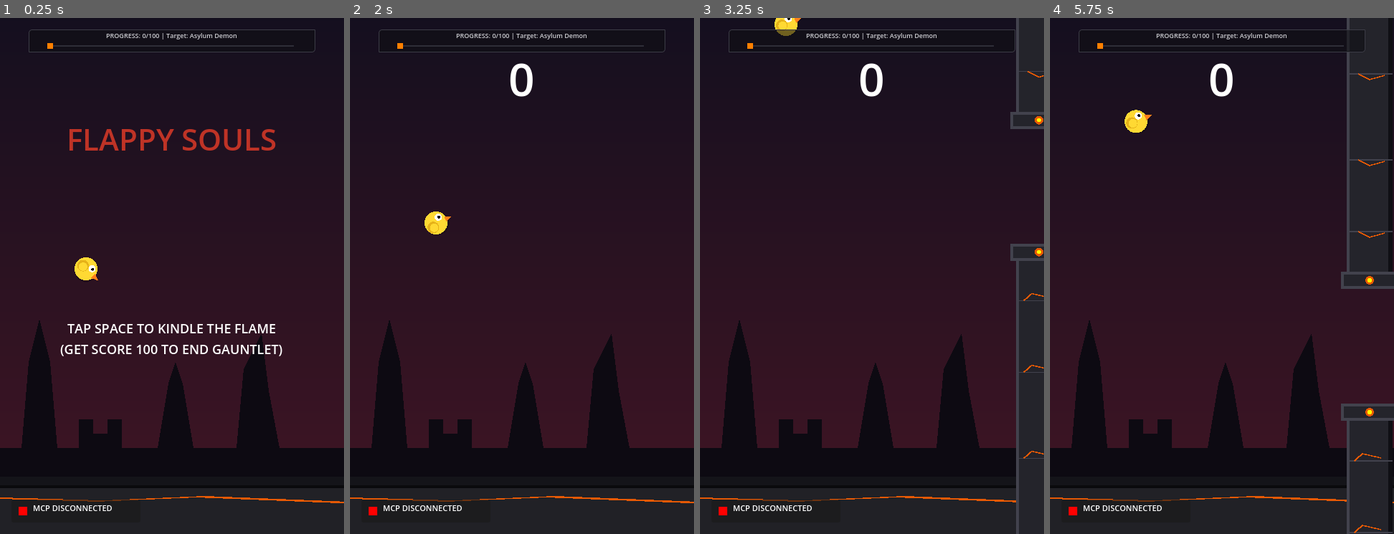
Above: before the commit, frames 1-4 (left to right).
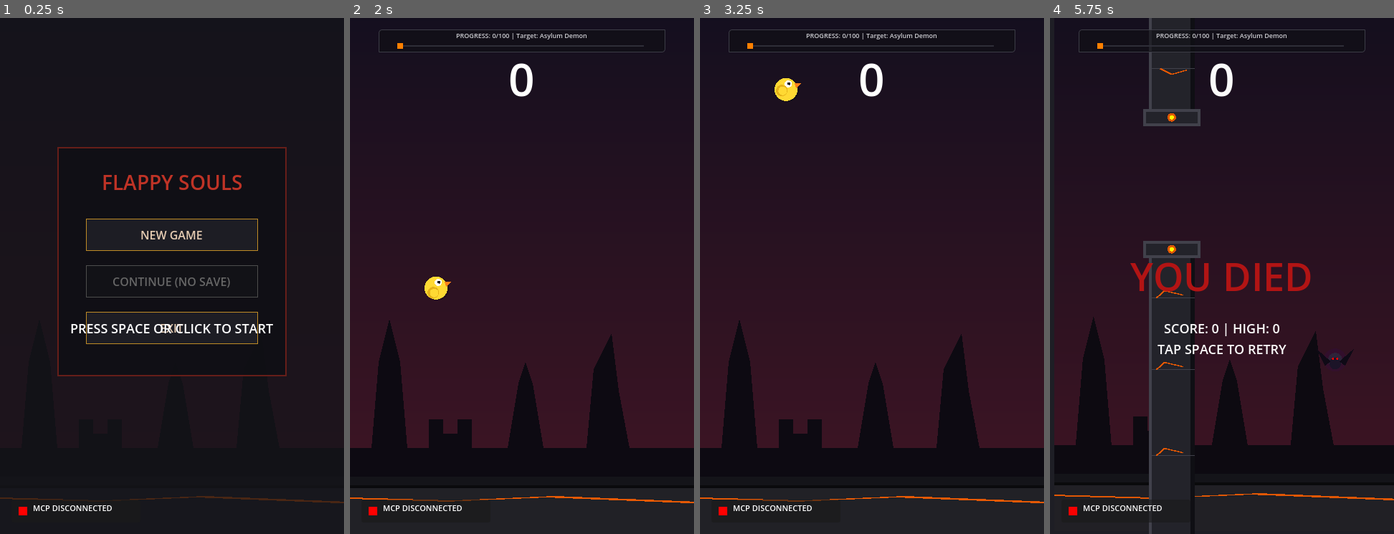
Above: after the commit, the same moments.

Repository: yusufagac/godot-flappy-bird-mcp
Game: Godot game, scene res://game.tscn
The game is run twice, just before and just after one commit, with the same random seed, the same clock (stepped at 60 frames per second) and the same inputs.
Inputs (mouse positions are in pixels of both pictures, inside the frame that each line leads up to):
- Up to frame 1 (0.25 s): no input
- Up to frame 2 (2 s): click (522, 234) at 0.5 s, where only the run after the commit has a clickable "NEW GAME"; tap Space at 1.25 s; move the mouse to (597, 250) at 1.27 s; tap Enter (ui_accept) at 1.35, 1.52, 1.82 s; click (597, 250) at 1.42 s
- Up to frame 3 (3.25 s): drag from (803, 301) to (854, 379) at 2.02 s; move the mouse to (906, 162) at 2.77 s; tap Enter (ui_accept) at 2.85 s; click (906, 162) at 2.92 s
- Up to frame 4 (5.75 s): drag from (1204, 379) to (1118, 198) at 3.52 s; move the mouse to (1325, 353) at 4.27 s; tap Enter (ui_accept) at 4.35, 4.52, 4.82 s; click (1325, 353) at 4.42 s; tap Space at 5 s; drag from (1118, 198) to (1170, 147) at 5.02 s

The runs differ from the first frame. In frame 1, 26% of the frame differs, in the area x 0-100%, y 2-95%; in frame 2, 0.5%; in frame 3, 1.9%; in frame 4, 8.9%.

Commit message:
Implement persistent local checkpoint saves and premium gothic Souls main menu UI

Diff:
--- a/game.gd
+++ b/game.gd
@@ -1,12 +1,18 @@
 extends Node2D
 
-enum GameState { START, PLAYING, BOSS_INTRO, BOSS_FIGHT, BONFIRE, VICTORY, GAME_OVER }
-
-var current_state: GameState = GameState.START
+enum GameState { MAIN_MENU, START, PLAYING, BOSS_INTRO, BOSS_FIGHT, BONFIRE, VICTORY, GAME_OVER }
+
+var current_state: GameState = GameState.MAIN_MENU
 var score: int = 0
 var highscore: int = 0
 var last_checkpoint_score: int = 0
 var last_boss_fight_score: int = 0
+
+# Main Menu UI elements
+var main_menu_container: Control = null
+var btn_new_game: Button = null
+var btn_continue: Button = null
+var btn_exit: Button = null
 
 # UI Overlay references
 var bonfire_lit_label: Label = null
@@ -83,19 +89,130 @@
 
 	# Build Game UI programmatically for robust setup without scene edits
 	_setup_ui()
-	_reset_game()
 
 func _setup_ui() -> void:
 	var canvas_layer = CanvasLayer.new()
 	add_child(canvas_layer)
 
-	# Title Label
+	# Main Menu UI Panel Container
+	main_menu_container = Control.new()
+	main_menu_container.size = Vector2(VIEWPORT_WIDTH, VIEWPORT_HEIGHT)
+	canvas_layer.add_child(main_menu_container)
+
+	# Menu Backdrop overlay (fades bird/game)
+	var menu_bg = ColorRect.new()
+	menu_bg.color = Color(0.08, 0.08, 0.1, 0.75) # Translucent dark background
+	menu_bg.size = Vector2(VIEWPORT_WIDTH, VIEWPORT_HEIGHT)
+	main_menu_container.add_child(menu_bg)
+
+	# Dark Souls style gotic panel
+	var menu_panel = Panel.new()
+	menu_panel.position = Vector2(80, 180)
+	menu_panel.size = Vector2(320, 320)
+	var panel_sb = StyleBoxFlat.new()
+	panel_sb.bg_color = Color(0.06, 0.06, 0.08, 0.95)
+	panel_sb.border_width_left = 2
+	panel_sb.border_width_top = 2
+	panel_sb.border_width_right = 2
+	panel_sb.border_width_bottom = 2
+	panel_sb.border_color = Color(0.4, 0.12, 0.1) # Dark red border
+	menu_panel.add_theme_stylebox_override("panel", panel_sb)
+	main_menu_container.add_child(menu_panel)
+
+	# Menu Title
+	var menu_title = Label.new()
+	menu_title.text = "FLAPPY SOULS"
+	menu_title.horizontal_alignment = HORIZONTAL_ALIGNMENT_CENTER
+	menu_title.position = Vector2(0, 30)
+	menu_title.size = Vector2(320, 50)
+	menu_title.add_theme_font_size_override("font_size", 28)
+	menu_title.add_theme_color_override("font_color", Color(0.75, 0.2, 0.15)) # Souls dark red title!
+	menu_panel.add_child(menu_title)
+
+	# Styleboxes for gotic buttons
+	var style_normal = StyleBoxFlat.new()
+	style_normal.bg_color = Color(0.12, 0.12, 0.15, 0.9)
+	style_normal.border_width_left = 1
+	style_normal.border_width_top = 1
+	style_normal.border_width_right = 1
+	style_normal.border_width_bottom = 1
+	style_normal.border_color = Color(0.75, 0.55, 0.15) # Gold
+
+	var style_hover = StyleBoxFlat.new()
+	style_hover.bg_color = Color(0.2, 0.2, 0.25, 0.9)
+	style_hover.border_width_left = 2
+	style_hover.border_width_top = 2
+	style_hover.border_width_right = 2
+	style_hover.border_width_bottom = 2
+	style_hover.border_color = Color(1.0, 0.65, 0.0) # Bright orange glow
+
+	var style_disabled = StyleBoxFlat.new()
+	style_disabled.bg_color = Color(0.08, 0.08, 0.1, 0.5)
+	style_disabled.border_width_left = 1
+	style_disabled.border_width_top = 1
+	style_disabled.border_width_right = 1
+	style_disabled.border_width_bottom = 1
+	style_disabled.border_color = Color(0.3, 0.3, 0.3) # Muted gray
+
+	# 1. NEW GAME BUTTON
+	btn_new_game = Button.new()
+	btn_new_game.text = "NEW GAME"
+	btn_new_game.position = Vector2(40, 100)
+	btn_new_game.size = Vector2(240, 45)
+	btn_new_game.add_theme_stylebox_override("normal", style_normal)
+	btn_new_game.add_theme_stylebox_override("hover", style_hover)
+	btn_new_game.add_theme_stylebox_override("pressed", style_hover)
+	btn_new_game.add_theme_color_override("font_color", Color(0.9, 0.8, 0.7))
+	btn_new_game.add_theme_color_override("font_hover_color", Color(1.0, 0.75, 0.15))
+	btn_new_game.pressed.connect(_on_new_game_pressed)
+	menu_panel.add_child(btn_new_game)
+
+	# 2. CONTINUE BUTTON
+	btn_continue = Button.new()
+	btn_continue.text = "CONTINUE"
+	btn_continue.position = Vector2(40, 165)
+	btn_continue.size = Vector2(240, 45)
+	btn_continue.add_theme_stylebox_override("normal", style_normal)
+	btn_continue.add_theme_stylebox_override("hover", style_hover)
+	btn_continue.add_theme_stylebox_override("pressed", style_hover)
+	btn_continue.add_theme_stylebox_override("disabled", style_disabled)
+	btn_continue.add_theme_color_override("font_color", Color(0.9, 0.8, 0.7))
+	btn_continue.add_theme_color_override("font_hover_color", Color(1.0, 0.75, 0.15))
+	btn_continue.add_theme_color_override("font_disabled_color", Color(0.4, 0.4, 0.4))
+	btn_continue.pressed.connect(_on_continue_pressed)
+	menu_panel.add_child(btn_continue)
+
+	# Check if save game exists to enable Continue button
+	var saved_score = _load_checkpoint()
+	if saved_score > 0:
+		last_checkpoint_score = saved_score
+		btn_continue.disabled = false
+		btn_continue.text = "CONTINUE (LVL %d)" % saved_score
+	else:
+		btn_continue.disabled = true
+		btn_continue.text = "CONTINUE (NO SAVE)"
+
+	# 3. EXIT BUTTON
+	btn_exit = Button.new()
+	btn_exit.text = "EXIT"
+	btn_exit.position = Vector2(40, 230)
+	btn_exit.size = Vector2(240, 45)
+	btn_exit.add_theme_stylebox_override("normal", style_normal)
+	btn_exit.add_theme_stylebox_override("hover", style_hover)
+	btn_exit.add_theme_stylebox_override("pressed", style_hover)
+	btn_exit.add_theme_color_override("font_color", Color(0.9, 0.8, 0.7))
+	btn_exit.add_theme_color_override("font_hover_color", Color(1.0, 0.75, 0.15))
+	btn_exit.pressed.connect(_on_exit_pressed)
+	menu_panel.add_child(btn_exit)
+
+	# Title Label (Hidden by default, used for gameplay slain banners)
 	title_label = Label.new()
-	title_label.text = "FLAPPY BIRD\nMCP"
+	title_label.text = "FLAPPY SOULS"
 	title_label.horizontal_alignment = HORIZONTAL_ALIGNMENT_CENTER
 	title_label.position = Vector2(0, 140)
 	title_label.size = Vector2(VIEWPORT_WIDTH, 100)
 	title_label.add_theme_font_size_override("font_size", 42)
+	title_label.hide()
 	canvas_layer.add_child(title_label)
 
 	# Instructions Label
@@ -237,6 +354,9 @@
 	bonfire_lit_label.add_theme_color_override("font_color", Color(1.0, 0.75, 0.15))
 	bonfire_lit_label.hide()
 	canvas_layer.add_child(bonfire_lit_label)
+
+	if progress_container:
+		progress_container.hide()
 
 func _reset_game(start_score: int = 0) -> void:
 	# Clear old pipes
@@ -324,6 +444,8 @@
 		victory_label.modulate = Color.WHITE
 	if bonfire_lit_label:
 		bonfire_lit_label.hide()
+	if progress_container:
+		progress_container.show()
 
 	# Checkpoint starting logic
 	if score > 0:
@@ -496,11 +618,28 @@
 
 		GameState.VICTORY:
 			if Input.is_action_just_pressed("ui_accept") or Input.is_mouse_button_pressed(MOUSE_BUTTON_LEFT):
-				_reset_game()
+				current_state = GameState.MAIN_MENU
+				if victory_label:
+					victory_label.hide()
+				if instruction_label:
+					instruction_label.hide()
+				if score_label:
+					score_label.hide()
+				if progress_container:
+					progress_container.hide()
+				if main_menu_container:
+					var saved_score = _load_checkpoint()
+					if saved_score > 0:
+						btn_continue.disabled = false
+						btn_continue.text = "CONTINUE (LVL %d)" % saved_score
+					else:
+						btn_continue.disabled = true
+						btn_continue.text = "CONTINUE (NO SAVE)"
+					main_menu_container.show()
 
 		GameState.GAME_OVER:
 			if Input.is_action_just_pressed("ui_accept") or Input.is_mouse_button_pressed(MOUSE_BUTTON_LEFT):
-				_reset_game()
+				_reset_game(last_checkpoint_score)
 
 	# Clean up deleted reference lists
 	var active_gargoyles: Array[Area2D] = []
@@ -612,6 +751,7 @@
 
 		# Record checkpoint
 		last_checkpoint_score = score
+		_save_checkpoint(score)
 
 		# 3. Transition to BONFIRE resting cutscene
 		current_state = GameState.BONFIRE
@@ -646,6 +786,8 @@
 			current_state = GameState.VICTORY
 			score = 100
 			score_label.text = str(score)
+			last_checkpoint_score = 0
+			_save_checkpoint(0)
 
 			victory_label.show()
 			victory_label.modulate.a = 0.0
@@ -712,9 +854,13 @@
 		bird.flap()
 
 func _on_mcp_restart() -> void:
-	if current_state in [GameState.GAME_OVER, GameState.VICTORY]:
+	if current_state in [GameState.GAME_OVER, GameState.VICTORY, GameState.MAIN_MENU]:
+		if main_menu_container:
+			main_menu_container.hide()
 		if current_state == GameState.VICTORY:
 			last_checkpoint_score = 0
+		elif current_state == GameState.MAIN_MENU:
+			last_checkpoint_score = _load_checkpoint()
 		_reset_game(last_checkpoint_score)
 
 func _on_mcp_pause() -> void:
@@ -902,3 +1048,38 @@
 
 		# Glowing core
 		draw_circle(flame_center + Vector2(0, 4), 8.0, Color(1.0, 0.9, 0.5, 0.9))
+
+const SAVE_PATH = "user://savegame.data"
+
+func _save_checkpoint(score_to_save: int) -> void:
+	var file = FileAccess.open(SAVE_PATH, FileAccess.WRITE)
+	if file:
+		file.store_32(score_to_save)
+		file.close()
+
+func _load_checkpoint() -> int:
+	if FileAccess.file_exists(SAVE_PATH):
+		var file = FileAccess.open(SAVE_PATH, FileAccess.READ)
+		if file:
+			var loaded_score = file.get_32()
+			file.close()
+			return loaded_score
+	return 0
+
+func _on_new_game_pressed() -> void:
+	if main_menu_container:
+		main_menu_container.hide()
+	last_checkpoint_score = 0
+	_save_checkpoint(0)
+	_reset_game(0)
+
+func _on_continue_pressed() -> void:
+	var saved_score = _load_checkpoint()
+	if saved_score > 0:
+		if main_menu_container:
+			main_menu_container.hide()
+		last_checkpoint_score = saved_score
+		_reset_game(last_checkpoint_score)
+
+func _on_exit_pressed() -> void:
+	get_tree().quit()
